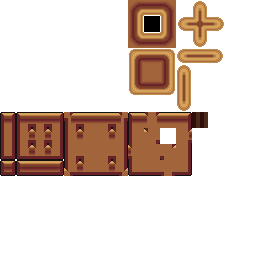
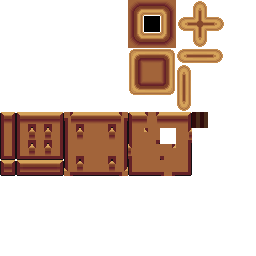
Layer changes from the first w=256, h=256 image to the second:
painted on "Layer 6 copy 16" over (1, 112, 192, 168)
